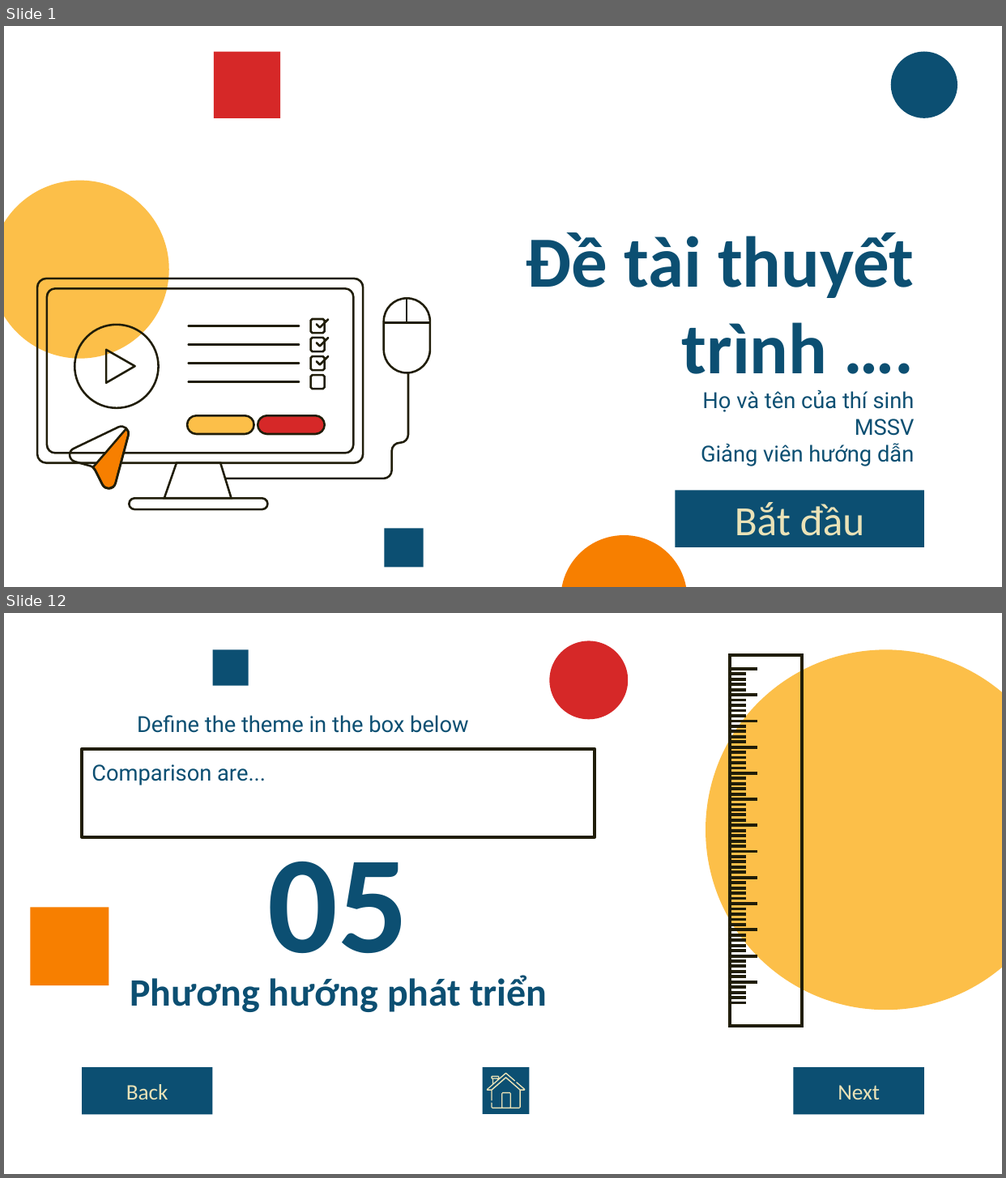
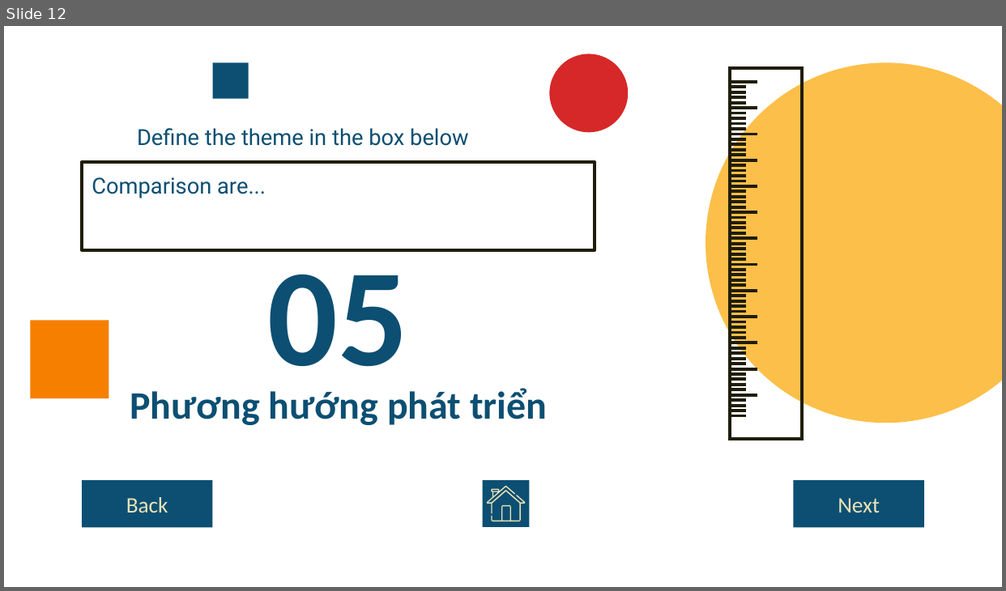
Before and after one commit to npackr/for-mqtt-dashboard, a slide deck: document/presentation.pptx. Shown one above the other, each under a label of ours: slides 1 and 12 before the commit, slide 12 after it; the slides between them are not shown. The pictures are 1006x1178 and 1006x591 pixels, drawn with LibreOffice and Linux fonts; fonts in the diff are those of the drawing. Boxes give left, top, right and bottom in pixels: in the first picture for what was removed or moved away, otherwise in the second. Text is boxed around its words. In the diff, an @@ line names an element or a change of style, - is before the commit and + after.

```diff
--- a/document/presentation.pptx
+++ b/document/presentation.pptx
@@ slide 1 removed at (4,26,1002,587), background #FFFFFF @@
@@ rectangle removed at (214,52,280,119) @@
@@ ellipse removed at (891,52,958,119) @@
@@ ellipse removed at (4,181,170,359) @@
@@ title removed at (526,233,914,391) @@
-Đề tài thuyết trình ….
@@ subtitle removed at (701,390,914,467) @@
-Họ và tên của thí sinh
-MSSV
-Giảng viên hướng dẫn
@@ group removed at (37,279,430,509): 24 freeform shapes, 1 rounded rectangle @@
@@ rectangle removed at (675,490,924,547) @@
-Bắt đầu
@@ rectangle removed at (384,528,423,567) @@
@@ ellipse removed at (560,536,688,587) @@
```
Also in this commit, not shown: 11 slides changed, 2 slides added, 1 other slide removed.
